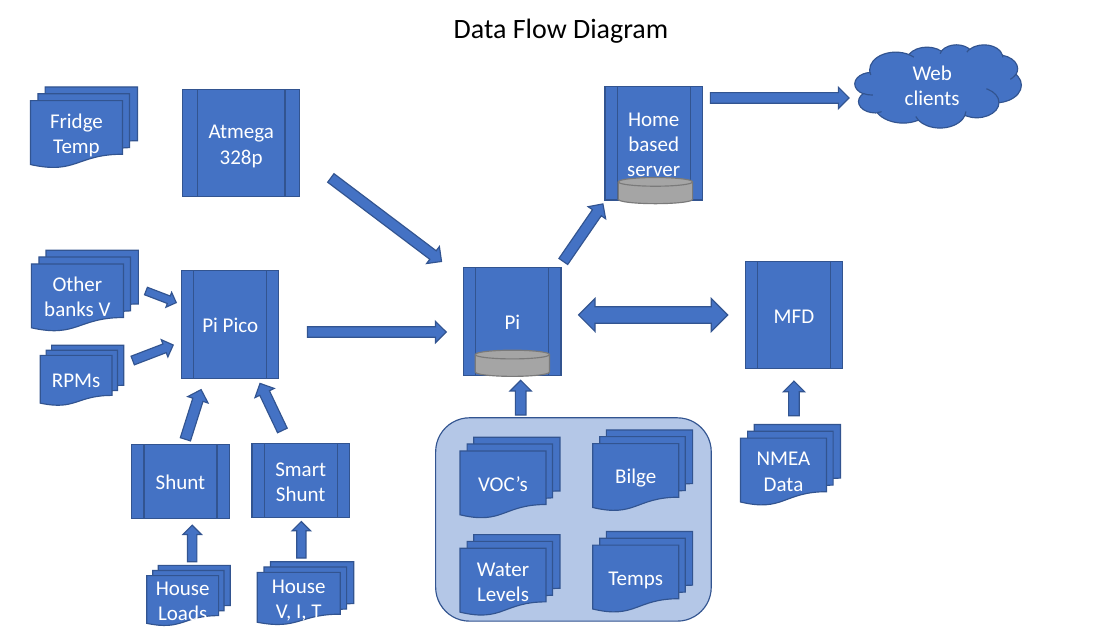
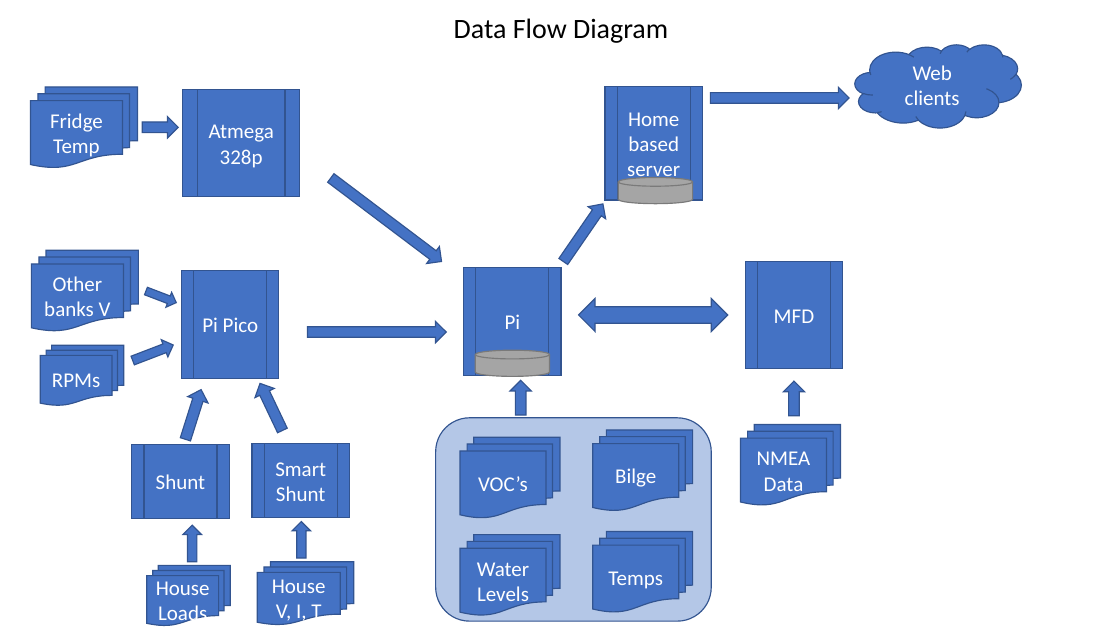
Before and after one commit to davidasailor/PiForBoat, a slide deck: slide 1 of Diagrams/DataFlowDiagram.pptx. Drawn at 1120x630 pixels with LibreOffice and Linux fonts; fonts in the diff are those of the drawing. Boxes give left, top, right and bottom in pixels: in the first picture for what was removed or moved away, otherwise in the second. Text is boxed around its words. In the diff, an @@ line names an element or a change of style, - is before the commit and + after.

```diff
--- a/Diagrams/DataFlowDiagram.pptx
+++ b/Diagrams/DataFlowDiagram.pptx
@@ right arrow added at [142,117,178,138], fill #4472C4, outline #325491 1 pt @@
```
Also in this commit, not shown: 1 other file.
